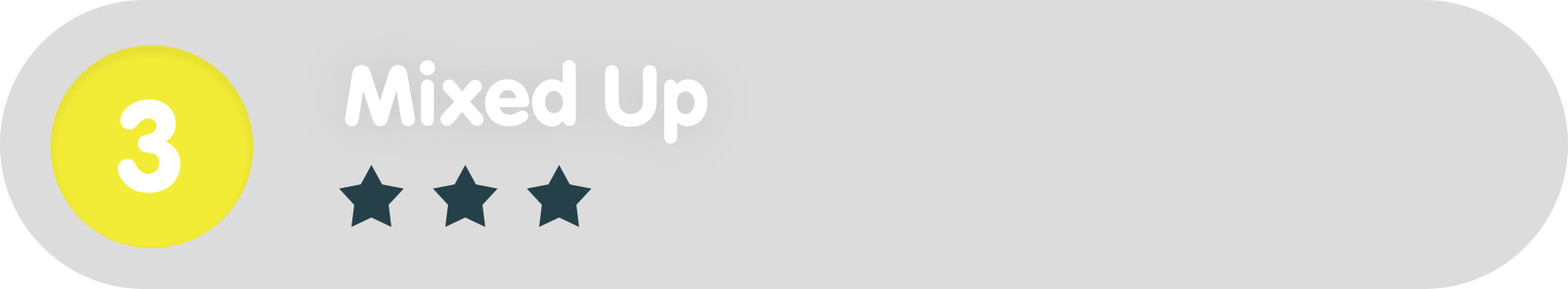
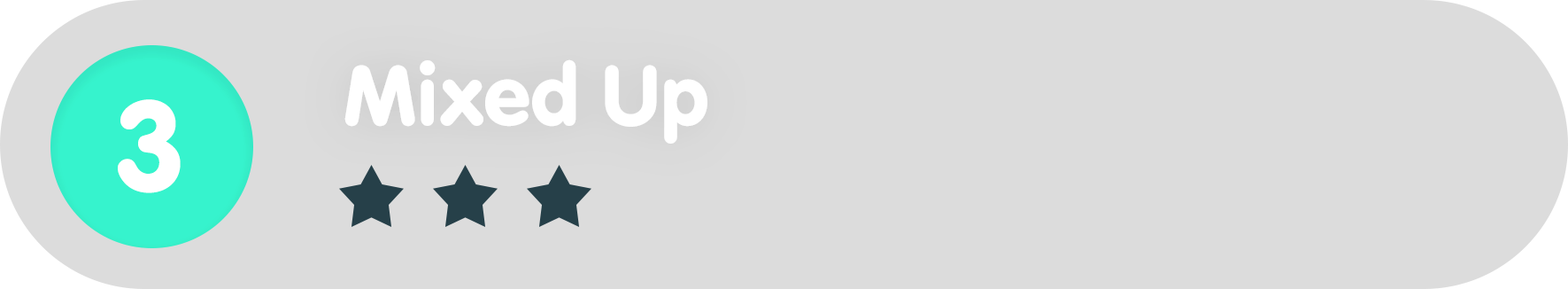
Comparing the layer stacks of the two 1568 x 289 images. Changes:
painted on "Ellipse_green" over left=50, top=45, right=254, bottom=248
